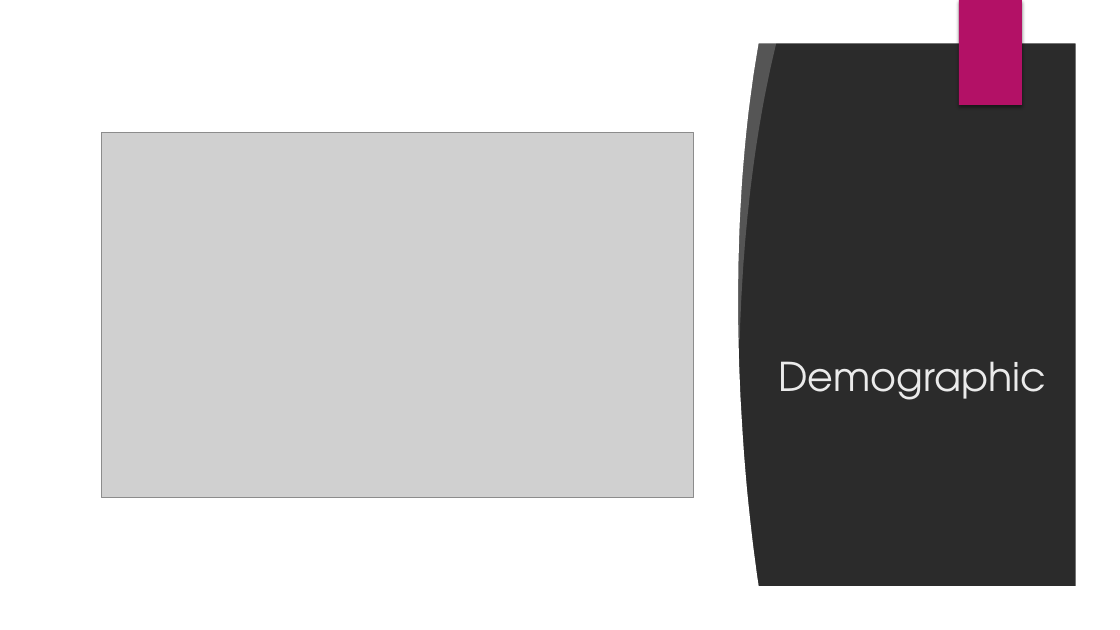
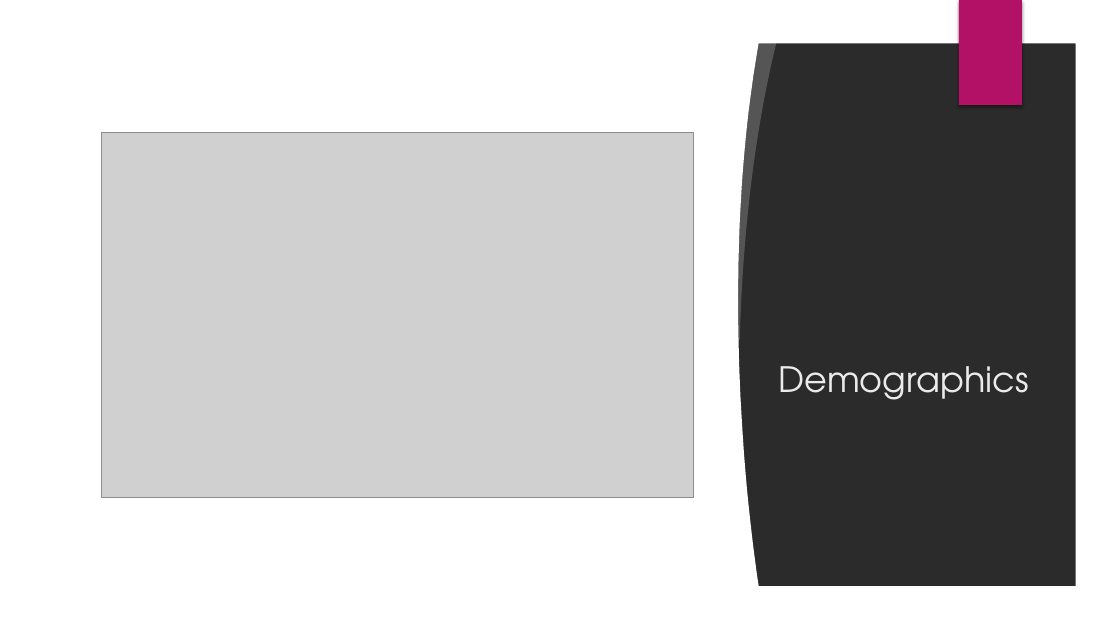
Before and after one commit to louiseshambrook/visit_scotland_final_project, a slide deck: slide 11 of presentation/visit_scotland_presentation.pptx. Drawn at 1120x630 pixels with LibreOffice and Linux fonts; fonts in the diff are those of the drawing; grey boxes stand for pictures; background and template pictures are left out; a plain dark background stands for a picture behind light text. Boxes give left, top, right and bottom in pixels: in the first picture for what was removed or moved away, otherwise in the second. Text is boxed around its words. In the diff, an @@ line names an element or a change of style, - is before the commit and + after.

```diff
--- a/presentation/visit_scotland_presentation.pptx
+++ b/presentation/visit_scotland_presentation.pptx
@@ title at [778, 366, 1028, 400]: text changed; size 34 to 30 pt @@
-Demographic
+Demographics
```
Also in this commit, not shown: 6 other slides changed, 1 slide added, 1 slide removed, 5 other files.
